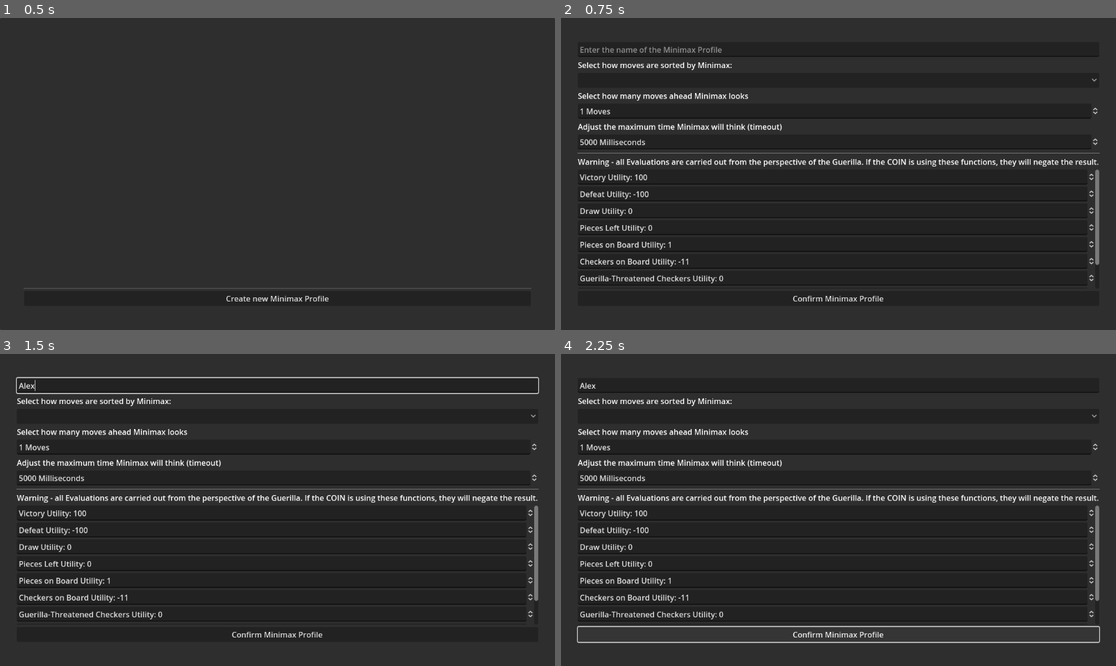
Above: before the commit, frames 1-4 (two rows, left to right).
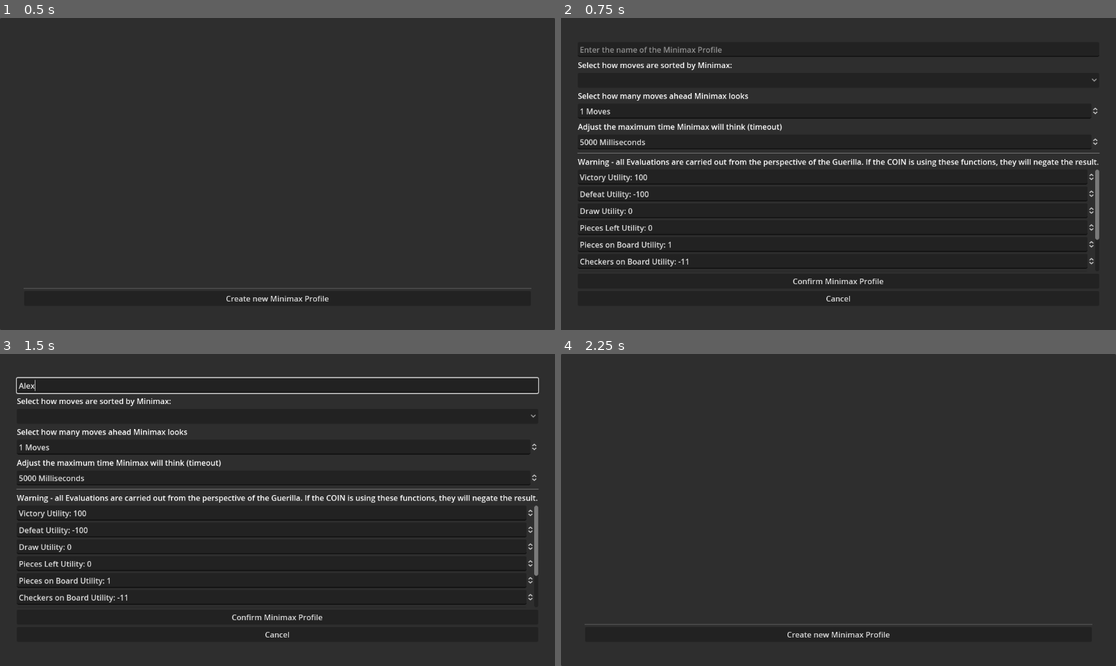
Above: after the commit, the same moments.

Repository: TikhonMcGill/guerilla-checkers
Game: Godot game, scene res://assets/scenes/minimax_profile_editor/minimax_profile_editor.tscn
Same seed, same stepped clock (60 frames per second), same inputs: the game is played once before the commit and once after it. This scene is started directly instead of the project's main scene.
Inputs (mouse positions are in pixels of both pictures, inside the frame that each line leads up to):
- Up to frame 1 (0.5 s): no input
- Up to frame 2 (0.75 s): click "Create new Minimax Profile" at 0.5 s
- Up to frame 3 (1.5 s): click (277, 385) at 1.27 s; type "Alex" at 1.35 s
- Up to frame 4 (2.25 s): click (838, 634) at 2 s, where only the run after the commit has a clickable "Cancel"

Frame 1 is identical in both runs. In frame 2, 0.6% of the frame differs, in the area x 3-97%, y 70-91%; in frame 3, 0.6%; in frame 4, 7.4%, in the area x 2-98%, y 9-93%.

Commit message:
Implemented Editing Minimax Profiles

Diff:
--- a/assets/scenes/minimax_profile_editor/minimax_editor.gd
+++ b/assets/scenes/minimax_profile_editor/minimax_editor.gd
@@ -38,6 +38,23 @@
 	edge_threatened_checkers_utility_spin_box.value = 0
 	threatened_guerilla_pieces_utility_spin_box.value = 0
 
+func load_profile(profile : MinimaxProfile):
+	profile_name_edit.text = profile.profile_name
+	move_sorting_option_button.selected = profile.move_sorting
+	cutoff_spin_box.value = profile.cutoff_depth
+	timeout_spin_box.value = profile.timeout
+
+	victory_utility_spin_box.value = profile.victory_utility
+	defeat_utility_spin_box.value = profile.defeat_utility
+	pieces_left_utility_spin_box.value = profile.pieces_left_utility
+
+	pieces_on_board_utility_spin_box.value = profile.pieces_on_board_utility
+	checkers_on_board_utility_spin_box.value = profile.checkers_utility
+
+	guerilla_threatened_checkers_utility_spin_box.value = profile.guerilla_threatened_checkers_utility
+	edge_threatened_checkers_utility_spin_box.value = profile.edge_threatened_checkers_utility
+	threatened_guerilla_pieces_utility_spin_box.value = profile.threatened_guerilla_pieces_utility
+
 func _on_confirm_button_pressed():
 	if profile_name_edit.text.validate_filename() == "":
 		return
@@ -65,3 +82,6 @@
 	new_profile.threatened_guerilla_pieces_utility = threatened_guerilla_pieces_utility_spin_box.value
 
 	profile_completed.emit(new_profile)
+
+func _on_cancel_button_pressed() -> void:
+	profile_completed.emit(null)
--- a/assets/scenes/minimax_profile_editor/minimax_list.gd
+++ b/assets/scenes/minimax_profile_editor/minimax_list.gd
@@ -3,6 +3,8 @@
 const MINIMAX_ENTRY_SCENE := preload("res://assets/scenes/minimax_profile_editor/minimax_entry.tscn")
 
 @onready var minimax_entry_list: VBoxContainer = $ScrollContainer/MinimaxEntryList
+
+signal profile_edited(profile : MinimaxProfile)
 
 func _clear():
 	for c in minimax_entry_list.get_children():
@@ -18,6 +20,7 @@
 	minimax_entry_list.add_child(new_entry)
 
 	new_entry.set_profile(profile)
+	new_entry.profile_edited.connect(_do_edited_profile)
 	new_entry.profile_deleted.connect(_delete_entry_for_profile)
 
 func _delete_entry_for_profile(profile : MinimaxProfile) -> void:
@@ -26,3 +29,6 @@
 			GameManager.delete_minimax_profile(profile)
 			entry.queue_free()
 			return
+
+func _do_edited_profile(profile : MinimaxProfile) -> void:
+	profile_edited.emit(profile)
--- a/assets/scenes/minimax_profile_editor/minimax_profile_editor.gd
+++ b/assets/scenes/minimax_profile_editor/minimax_profile_editor.gd
@@ -3,7 +3,7 @@
 @onready var minimax_list: VBoxContainer = $PanelContainer/MarginContainer/MinimaxList
 @onready var minimax_editor: VBoxContainer = $PanelContainer/MarginContainer/MinimaxEditor
 
-var editing := false
+var edited_profile : MinimaxProfile = null
 
 func _ready() -> void:
 	_hide_minimax_editor()
@@ -23,16 +23,28 @@
 	minimax_editor.visible = false
 
 func _on_create_new_profile_button_pressed() -> void:
-	editing = false
+	edited_profile = null
 	_hide_minimax_list()
 	minimax_editor.clear()
 	_show_minimax_editor()
 
 func _on_minimax_editor_profile_completed(profile: MinimaxProfile) -> void:
-	if editing == true:
-		return
-	else:
+	minimax_editor.clear()
+
+	if profile != null:
+		if edited_profile != null:
+			GameManager.delete_minimax_profile(edited_profile)
+		edited_profile = null
+
 		GameManager.save_minimax_profile(profile)
 		GameManager.minimax_profiles.append(profile)
-		_hide_minimax_editor()
-		_show_minimax_list()
+
+	_hide_minimax_editor()
+	_show_minimax_list()
+
+func _on_minimax_list_profile_edited(profile: MinimaxProfile) -> void:
+	edited_profile = profile
+	_hide_minimax_list()
+	_show_minimax_editor()
+	minimax_editor.clear()
+	minimax_editor.load_profile(profile)
--- a/assets/scenes/minimax_profile_editor/minimax_profile_editor.tscn
+++ b/assets/scenes/minimax_profile_editor/minimax_profile_editor.tscn
@@ -180,6 +180,12 @@
 layout_mode = 2
 text = "Confirm Minimax Profile"
 
+[node name="CancelButton" type="Button" parent="PanelContainer/MarginContainer/MinimaxEditor"]
+layout_mode = 2
+text = "Cancel"
+
+[connection signal="profile_edited" from="PanelContainer/MarginContainer/MinimaxList" to="." method="_on_minimax_list_profile_edited"]
 [connection signal="pressed" from="PanelContainer/MarginContainer/MinimaxList/CreateNewProfileButton" to="." method="_on_create_new_profile_button_pressed"]
 [connection signal="profile_completed" from="PanelContainer/MarginContainer/MinimaxEditor" to="." method="_on_minimax_editor_profile_completed"]
 [connection signal="pressed" from="PanelContainer/MarginContainer/MinimaxEditor/ConfirmButton" to="PanelContainer/MarginContainer/MinimaxEditor" method="_on_confirm_button_pressed"]
+[connection signal="pressed" from="PanelContainer/MarginContainer/MinimaxEditor/CancelButton" to="PanelContainer/MarginContainer/MinimaxEditor" method="_on_cancel_button_pressed"]
